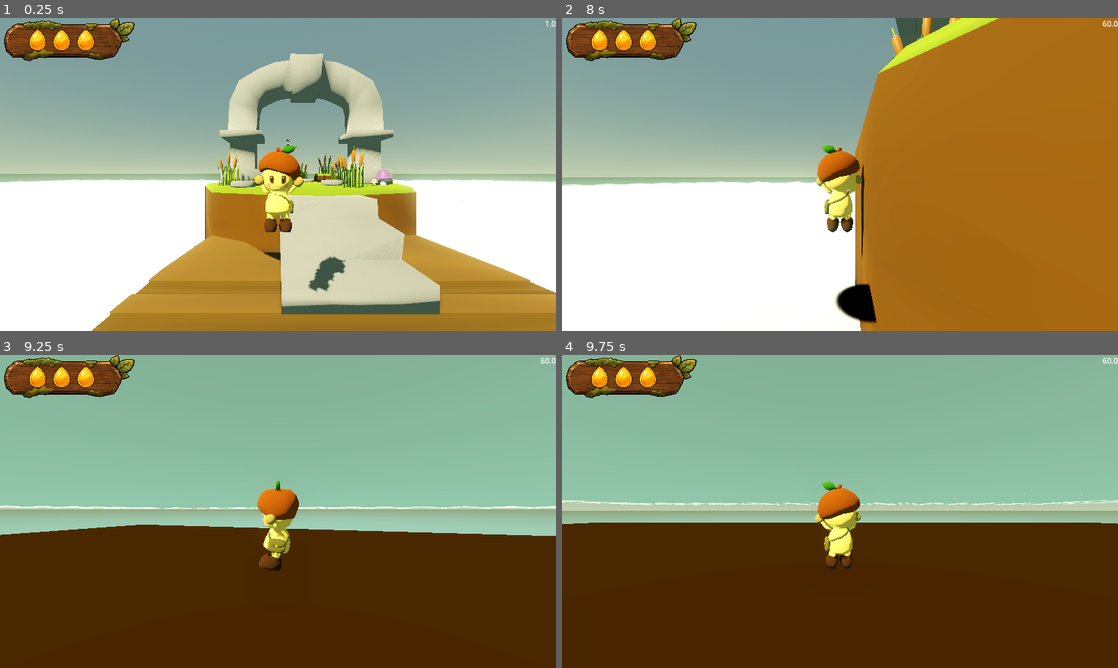
Above: before the commit, frames 1-4 (two rows, left to right).
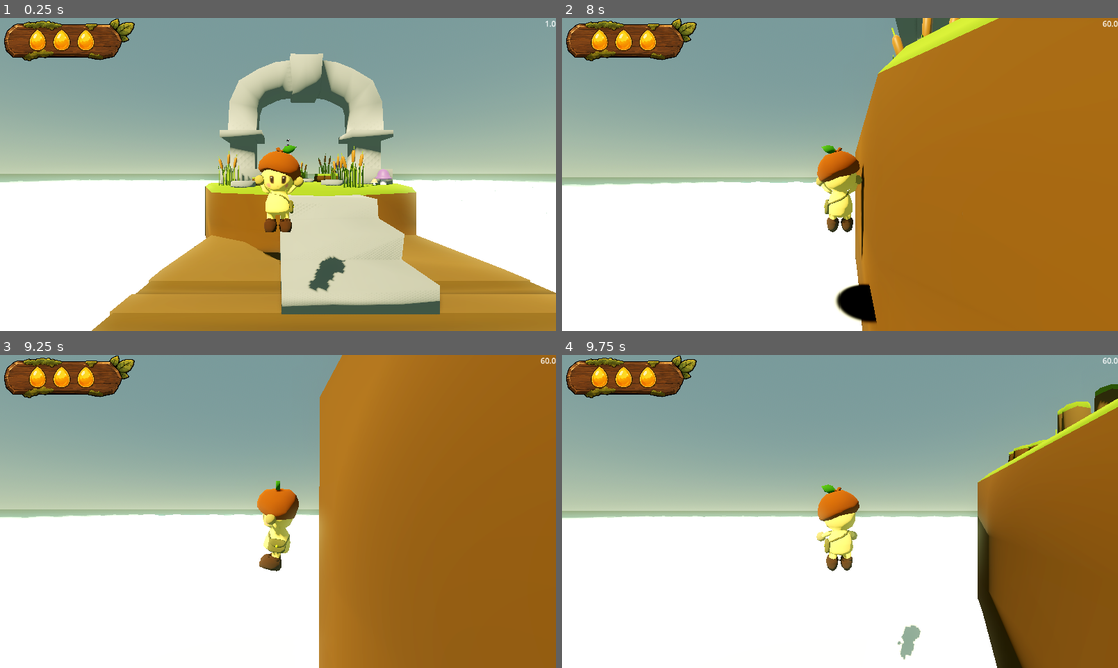
Above: after the commit, the same moments.

Repository: Dempsey845/the-courier
Game: Godot game, scene res://World/world.tscn
The game is run twice, just before and just after one commit, with the same random seed, the same clock (stepped at 60 frames per second) and the same inputs.
Inputs (mouse positions are in pixels of both pictures, inside the frame that each line leads up to):
- Up to frame 1 (0.25 s): no input
- Up to frame 2 (8 s): move the mouse to (867, 174) at 0.52 s; hold W (move_forward) 0.53-5.78 s; click (867, 174) at 0.6 s; tap Space (jump) at 0.77, 1.52, 3.02, 3.77, 4.52, 6.02, 6.77, 7.52 s; move the mouse to (812, 174) at 1.27 s; tap E (interact) every 1.5 s from 1.35 to 7.35 s; move the mouse to (851, 168) at 2.02 s; click (851, 168) at 2.1 s; move the mouse to (834, 180) at 2.77 s; move the mouse to (878, 177) at 3.52 s; click (878, 177) at 3.6 s; tap R (reload) at 4.15 s; move the mouse to (795, 171) at 4.27 s; move the mouse to (845, 174) at 5.02 s; click (845, 174) at 5.1 s; move the mouse to (817, 168) at 5.77 s; hold D (move_right) 5.78-6.53 s; move the mouse to (867, 174) at 6.52 s; hold W (move_forward) from 6.53 s (still down); click (867, 174) at 6.6 s; move the mouse to (812, 174) at 7.27 s
- Up to frame 3 (9.25 s): move the mouse to (289, 505) at 8.02 s; click (289, 505) at 8.1 s; move the mouse to (272, 517) at 8.77 s; release W (move_forward) at 8.78 s; hold A (move_left) from 8.78 s (still down); tap E (interact) at 8.85 s; tap Space (jump) at 9.02 s
- Up to frame 4 (9.75 s): move the mouse to (878, 514) at 9.52 s; release A (move_left) at 9.53 s; hold W (move_forward) from 9.53 s (still down); click (878, 514) at 9.6 s

The runs differ from the first frame. In frame 1, less than 0.1% of the frame differs, in the area x 36-53%, y 40-71%; in frame 2, less than 0.1%; in frame 3, 74%, in the area x 0-100%, y 0-100%; in frame 4, 59%.

Commit message:
Created the item collectible system. Created the mushroom collectible. Adjusted the puffcaps spore hitbox end delay. Replaced the frog base clouds with actual cloud platforms.

Diff:
--- a/Enemies/Puffcap/puffcap_death_manager.gd
+++ b/Enemies/Puffcap/puffcap_death_manager.gd
@@ -6,6 +6,7 @@
 @onready var death_particle_spawn_point: Marker3D = $"../DeathParticleSpawnPoint"
 
 var death_particles_scene: PackedScene = preload("uid://cwn1qdf23m88y")
+var mushroom_collectible_item_scene: PackedScene = preload("uid://sfybsl54mno4")
 
 func _ready() -> void:
 	health.death.connect(_on_death)
@@ -16,3 +17,7 @@
 	death_particles.global_position = death_particle_spawn_point.global_position
 
 	puffcap_collider.set_deferred("disabled", true)
+
+	var collectible_item: ItemCollectible = mushroom_collectible_item_scene.instantiate()
+
+	get_parent().add_child(collectible_item)
--- a/Enemies/Puffcap/spore_hitbox.tscn
+++ b/Enemies/Puffcap/spore_hitbox.tscn
@@ -9,7 +9,7 @@
 [node name="SporeHitbox" type="Area3D" unique_id=2137302131]
 script = ExtResource("1_c5un8")
 start_delay = 1.5
-end_delay = -0.5
+end_delay = -1.0
 active = false
 source = "puffcap"
 metadata/_custom_type_script = "uid://deroukfpp2mia"
--- a/Player/item_bubble.tscn
+++ b/Player/item_bubble.tscn
@@ -203,7 +203,6 @@
 [node name="AnimationPlayer" type="AnimationPlayer" parent="." unique_id=1690690383]
 root_node = NodePath("../BubbleVisual")
 libraries/ = SubResource("AnimationLibrary_o28un")
-autoplay = &"pop_in"
 
 [node name="TextureQuad" type="MeshInstance3D" parent="." unique_id=1061763438]
 material_override = SubResource("StandardMaterial3D_13qdw")
--- a/Player/player_item_manager.gd
+++ b/Player/player_item_manager.gd
@@ -33,6 +33,7 @@
 	bubble_point.add_child(item_bubble)
 
 	item_bubble.position = _get_new_bubble_position()
+	item_bubble.show_bubble()
 
 	current_items[item] = 1
 	current_bubbles[item] = item_bubble
--- /dev/null
+++ b/Systems/Items/item_collectible.gd
@@ -0,0 +1,18 @@
+class_name ItemCollectible
+extends Area3D
+
+@export var item: PlayerItemManager.Item
+
+@onready var animation_player: AnimationPlayer = $AnimationPlayer
+@onready var collect_delay_timer: Timer = $CollectDelayTimer
+
+func _ready() -> void:
+    body_entered.connect(_on_body_entered)
+
+func _on_body_entered(body: Node3D):
+    if body is Player and collect_delay_timer.is_stopped():
+        animation_player.play("collect")
+        await animation_player.animation_finished
+        var item_manager: PlayerItemManager = body.get_node("PlayerItemManager")
+        item_manager.add_item(item)
+        queue_free.call_deferred()
--- /dev/null
+++ b/Systems/Items/item_collectible.tscn
@@ -0,0 +1,136 @@
+[gd_scene format=3 uid="uid://c36to3ds7b0v6"]
+
+[ext_resource type="Script" uid="uid://ck6a87fv0tnw" path="res://Systems/Items/item_collectible.gd" id="1_6gfjq"]
+
+[sub_resource type="Animation" id="Animation_2ogdi"]
+length = 0.001
+tracks/0/type = "value"
+tracks/0/imported = false
+tracks/0/enabled = true
+tracks/0/path = NodePath("ScaleOffset/ItemVisual:position")
+tracks/0/interp = 1
+tracks/0/loop_wrap = true
+tracks/0/keys = {
+"times": PackedFloat32Array(0),
+"transitions": PackedFloat32Array(1),
+"update": 0,
+"values": [Vector3(0, 0.15, 0)]
+}
+tracks/1/type = "value"
+tracks/1/imported = false
+tracks/1/enabled = true
+tracks/1/path = NodePath("ScaleOffset/ItemVisual:rotation")
+tracks/1/interp = 1
+tracks/1/loop_wrap = true
+tracks/1/keys = {
+"times": PackedFloat32Array(0),
+"transitions": PackedFloat32Array(1),
+"update": 0,
+"values": [Vector3(0, 6.2831855, 0)]
+}
+tracks/2/type = "value"
+tracks/2/imported = false
+tracks/2/enabled = true
+tracks/2/path = NodePath("ScaleOffset/ItemVisual:scale")
+tracks/2/interp = 1
+tracks/2/loop_wrap = true
+tracks/2/keys = {
+"times": PackedFloat32Array(0),
+"transitions": PackedFloat32Array(1),
+"update": 0,
+"values": [Vector3(1.2, 1.2, 1.2)]
+}
+tracks/3/type = "value"
+tracks/3/imported = false
+tracks/3/enabled = true
+tracks/3/path = NodePath("ScaleOffset:scale")
+tracks/3/interp = 1
+tracks/3/loop_wrap = true
+tracks/3/keys = {
+"times": PackedFloat32Array(0),
+"transitions": PackedFloat32Array(1),
+"update": 0,
+"values": [Vector3(1, 1, 1)]
+}
+
+[sub_resource type="Animation" id="Animation_eu401"]
+resource_name = "collect"
+length = 0.5
+tracks/0/type = "value"
+tracks/0/imported = false
+tracks/0/enabled = true
+tracks/0/path = NodePath("ScaleOffset:scale")
+tracks/0/interp = 2
+tracks/0/loop_wrap = true
+tracks/0/keys = {
+"times": PackedFloat32Array(0, 0.2, 0.33333334, 0.5),
+"transitions": PackedFloat32Array(1, 1, 1, 1),
+"update": 0,
+"values": [Vector3(1, 1, 1), Vector3(1.3, 1.3, 1.3), Vector3(1.2, 1.2, 1.2), Vector3(0, 0, 0)]
+}
+
+[sub_resource type="Animation" id="Animation_f58hx"]
+resource_name = "loop"
+length = 2.0
+loop_mode = 1
+tracks/0/type = "value"
+tracks/0/imported = false
+tracks/0/enabled = true
+tracks/0/path = NodePath("ScaleOffset/ItemVisual:position")
+tracks/0/interp = 2
+tracks/0/loop_wrap = true
+tracks/0/keys = {
+"times": PackedFloat32Array(0, 0.5),
+"transitions": PackedFloat32Array(1, 1),
+"update": 0,
+"values": [Vector3(0, 0, 0), Vector3(0, 0.15, 0)]
+}
+tracks/1/type = "value"
+tracks/1/imported = false
+tracks/1/enabled = true
+tracks/1/path = NodePath("ScaleOffset/ItemVisual:rotation")
+tracks/1/interp = 1
+tracks/1/loop_wrap = true
+tracks/1/keys = {
+"times": PackedFloat32Array(0, 2),
+"transitions": PackedFloat32Array(1, 1),
+"update": 0,
+"values": [Vector3(0, 0, 0), Vector3(0, 6.2831855, 0)]
+}
+tracks/2/type = "value"
+tracks/2/imported = false
+tracks/2/enabled = true
+tracks/2/path = NodePath("ScaleOffset/ItemVisual:scale")
+tracks/2/interp = 2
+tracks/2/loop_wrap = true
+tracks/2/keys = {
+"times": PackedFloat32Array(0, 0.5),
+"transitions": PackedFloat32Array(1, 1),
+"update": 0,
+"values": [Vector3(1, 1, 1), Vector3(1.2, 1.2, 1.2)]
+}
+
+[sub_resource type="AnimationLibrary" id="AnimationLibrary_vllr7"]
+_data = {
+&"RESET": SubResource("Animation_2ogdi"),
+&"collect": SubResource("Animation_eu401"),
+&"loop": SubResource("Animation_f58hx")
+}
+
+[node name="ItemCollectible" type="Area3D" unique_id=336674807]
+collision_layer = 0
+collision_mask = 4
+script = ExtResource("1_6gfjq")
+
+[node name="ScaleOffset" type="Node3D" parent="." unique_id=1683149609]
+
+[node name="ItemVisual" type="Node3D" parent="ScaleOffset" unique_id=506992200]
+transform = Transform3D(1.2, 0, 2.0981467e-07, 0, 1.2, 0, -2.0981467e-07, 0, 1.2, 0, 0.15, 0)
+
+[node name="AnimationPlayer" type="AnimationPlayer" parent="." unique_id=350776560]
+libraries/ = SubResource("AnimationLibrary_vllr7")
+autoplay = &"loop"
+
+[node name="CollectDelayTimer" type="Timer" parent="." unique_id=1573475459]
+one_shot = true
+autostart = true
--- /dev/null
+++ b/Systems/Items/mushroom_item_collectible.tscn
@@ -0,0 +1,16 @@
+[gd_scene format=3 uid="uid://sfybsl54mno4"]
+
+[ext_resource type="PackedScene" uid="uid://c36to3ds7b0v6" path="res://Systems/Items/item_collectible.tscn" id="1_a4ddo"]
+[ext_resource type="PackedScene" uid="uid://b2jlrcw1423u6" path="res://Enemies/Puffcap/PuffcapMushroomItem.glb" id="2_pdvkc"]
+
+[sub_resource type="SphereShape3D" id="SphereShape3D_xrivr"]
+radius = 0.6
+
+[node name="MushroomItemCollectible" unique_id=336674807 instance=ExtResource("1_a4ddo")]
+
+[node name="PuffcapMushroomItem" parent="ScaleOffset/ItemVisual" parent_id_path=PackedInt32Array(506992200) index="0" unique_id=884678998 instance=ExtResource("2_pdvkc")]
+transform = Transform3D(0.99999994, 0, -1.4210855e-14, 0, 0.99999994, 0, 1.4210855e-14, 0, 0.99999994, 0, 0.86666673, 0)
+
+[node name="CollisionShape3D" type="CollisionShape3D" parent="." index="2" unique_id=693555483]
+transform = Transform3D(1, 0, 0, 0, 1, 0, 0, 0, 1, 0, 1.3000001, 0)
+shape = SubResource("SphereShape3D_xrivr")
--- a/World/Environment/Bodies/frog_base.tscn
+++ b/World/Environment/Bodies/frog_base.tscn
@@ -2,7 +2,7 @@
 
 [ext_resource type="PackedScene" uid="uid://cgwmw5mcqgc1t" path="res://World/Environment/FrogBase.glb" id="1_aa1tr"]
 [ext_resource type="PackedScene" uid="uid://c58sildkevbgv" path="res://World/Environment/Arc.glb" id="2_3v65d"]
-[ext_resource type="PackedScene" uid="uid://b5m21b64sf5q1" path="res://World/Environment/FrogBaseClouds.glb" id="2_wg83y"]
+[ext_resource type="PackedScene" uid="uid://bhvubptd42mn6" path="res://World/large_cloud_platform.tscn" id="2_h22cb"]
 [ext_resource type="PackedScene" uid="uid://b46f1yixxassy" path="res://World/Environment/WhiteMushroom.glb" id="3_fcvqc"]
 [ext_resource type="Shader" uid="uid://cl0i4nn534r2d" path="res://World/Environment/Bodies/portal.gdshader" id="4_ectnj"]
 [ext_resource type="PackedScene" uid="uid://bfu4d4dureino" path="res://World/Environment/PurpleMushroom.glb" id="4_wg83y"]
@@ -69,8 +69,29 @@
 
 [node name="FrogBase2" parent="." unique_id=688802953 instance=ExtResource("1_aa1tr")]
 
-[node name="FrogBaseClouds" parent="FrogBase2" unique_id=1715672555 instance=ExtResource("2_wg83y")]
-transform = Transform3D(1, 0, 0, 0, 1, 0, 0, 0, 1, 10.600001, -7.8999996, 0)
+[node name="LargeCloudPlatform" parent="FrogBase2" unique_id=1538887151 instance=ExtResource("2_h22cb")]
+transform = Transform3D(1, 0, 0, 0, 1, 0, 0, 0, 1, -11, -8, -4)
+
+[node name="LargeCloudPlatform2" parent="FrogBase2" unique_id=356900602 instance=ExtResource("2_h22cb")]
+transform = Transform3D(1, 0, 0, 0, 1, 0, 0, 0, 1, -11, -8, 5)
+
+[node name="LargeCloudPlatform3" parent="FrogBase2" unique_id=1067001843 instance=ExtResource("2_h22cb")]
+transform = Transform3D(1, 0, 0, 0, 1, 0, 0, 0, 1, 1, -8, -8)
+
+[node name="LargeCloudPlatform4" parent="FrogBase2" unique_id=326107826 instance=ExtResource("2_h22cb")]
+transform = Transform3D(1, 0, 0, 0, 1, 0, 0, 0, 1, 1, -8, 8)
+
+[node name="LargeCloudPlatform5" parent="FrogBase2" unique_id=1746822735 instance=ExtResource("2_h22cb")]
+transform = Transform3D(1, 0, 0, 0, 1, 0, 0, 0, 1, 13, -8, -8)
+
+[node name="LargeCloudPlatform6" parent="FrogBase2" unique_id=976910069 instance=ExtResource("2_h22cb")]
+transform = Transform3D(1, 0, 0, 0, 1, 0, 0, 0, 1, 13, -8, 8)
+
+[node name="LargeCloudPlatform7" parent="FrogBase2" unique_id=707698404 instance=ExtResource("2_h22cb")]
+transform = Transform3D(1, 0, 0, 0, 1, 0, 0, 0, 1, 24, -8, -4)
+
+[node name="LargeCloudPlatform8" parent="FrogBase2" unique_id=2034433525 instance=ExtResource("2_h22cb")]
+transform = Transform3D(1, 0, 0, 0, 1, 0, 0, 0, 1, 24, -8, 5)
 
 [node name="CollisionShape3D" type="CollisionShape3D" parent="." unique_id=1376052390]
 transform = Transform3D(1, 0, 0, 0, 1, 0, 0, 0, 1, -2.3500004, -2.6000001, 0)
--- a/enemy.gd
+++ b/enemy.gd
@@ -93,7 +93,8 @@
 		if target_health:
 			target_health.death.connect(func():
 				target = null
-				enter_idle()
+				if !health.dead:
+					enter_idle()
 			)
 
 
Binary file added: Enemies/Puffcap/PuffcapMushroomItem.glb
Not shown, changed: Enemies/Puffcap/PuffcapMushroomItem.glb.import
Binary file added: Enemies/Puffcap/PuffcapMushroomItem_ShroomCap.png
Not shown, added: Enemies/Puffcap/PuffcapMushroomItem_ShroomCap.png.import
Not shown, added: Systems/Items/item_collectible.gd.uid
Binary file removed: World/Environment/FrogBaseClouds.glb
